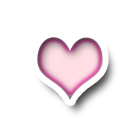
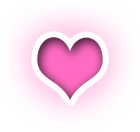
Two versions of the same layered image (140 x 132). Layer-by-layer changes:
showed "heart on" over <box>37,37,103,101</box>
hid "heart off" over <box>37,37,103,101</box>
